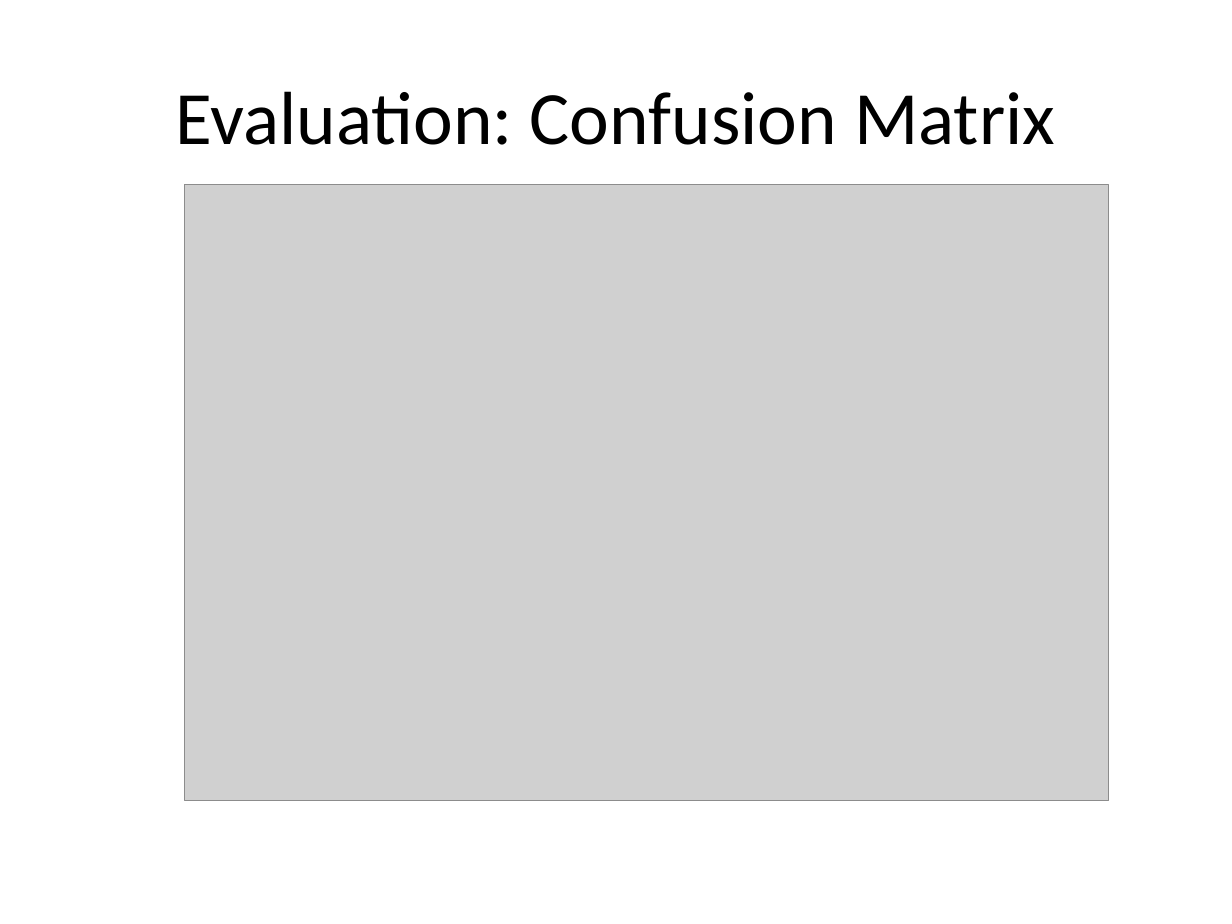
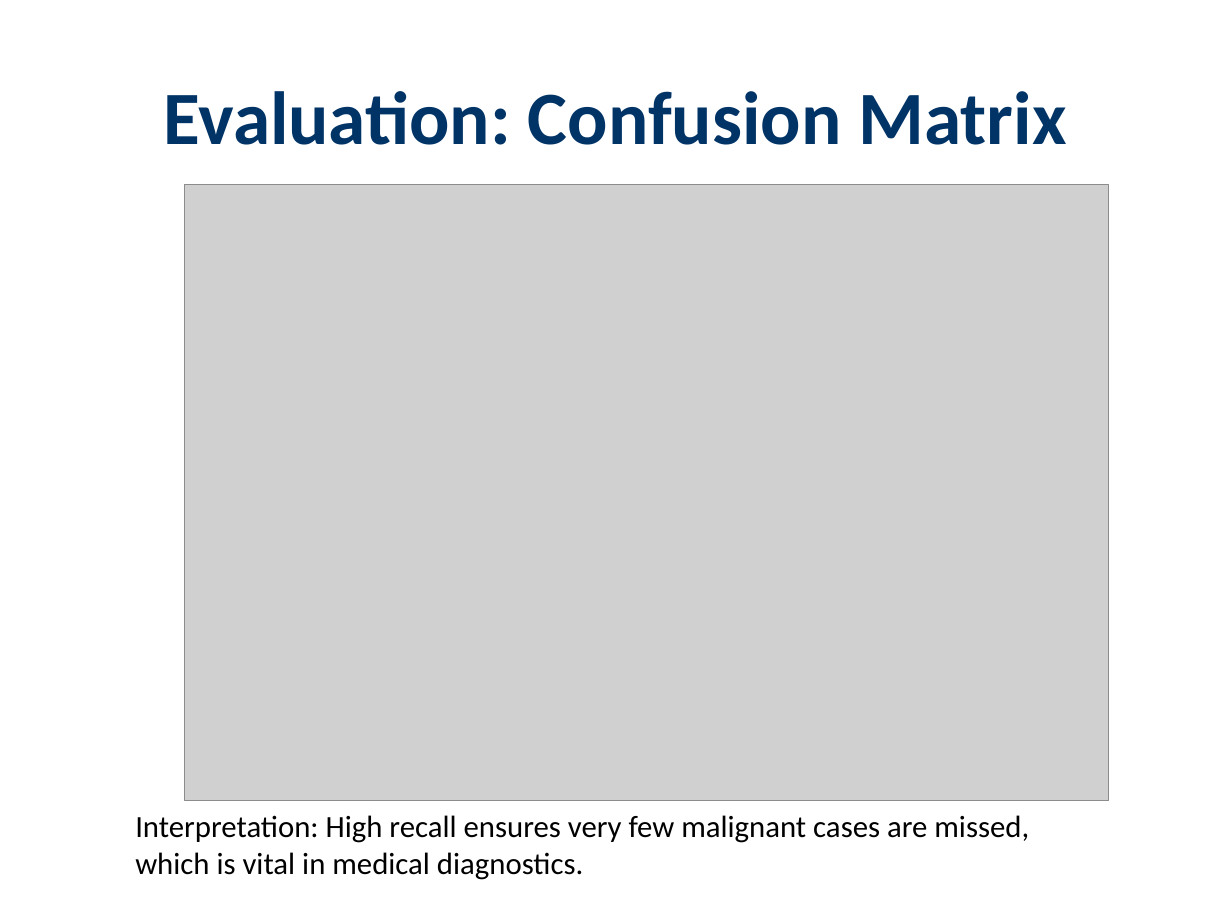
Before and after one commit to azharhussaincs/Breast-Cancer, a slide deck: slide 12 of presentation.pptx (slide 8 before the commit). Drawn at 1232x924 pixels with LibreOffice and Linux fonts; fonts in the diff are those of the drawing; grey boxes stand for pictures. Boxes give left, top, right and bottom in pixels: in the first picture for what was removed or moved away, otherwise in the second. Text is boxed around its words. In the diff, an @@ line names an element or a change of style, - is before the commit and + after.

```diff
--- a/presentation.pptx
+++ b/presentation.pptx
@@ title "Evaluation: Confusion Matrix" at (x1=164, y1=91, x2=1067, y2=145): text colour #000000 to #003366, bold on @@
@@ text added at (x1=135, y1=815, x2=1029, y2=880), 18 pt, text #000000 @@
+Interpretation: High recall ensures very few malignant cases are missed, which is vital in medical diagnostics.
```
Also in this commit, not shown: 7 other slides changed, 6 slides added, 2 slides removed, 1 other file.
